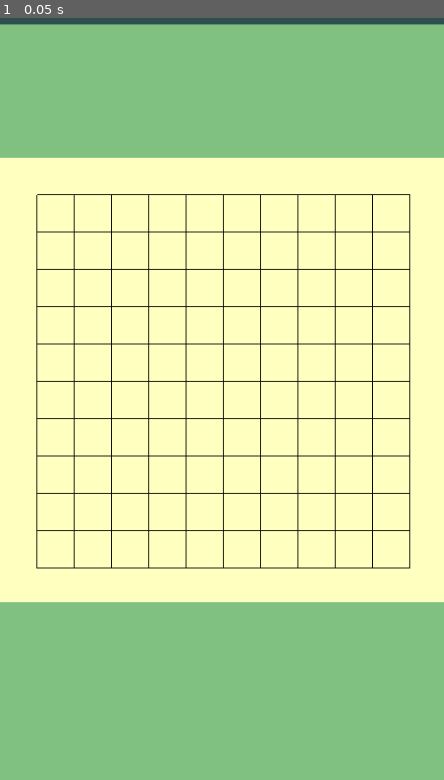
Above: before the commit, frame 1.
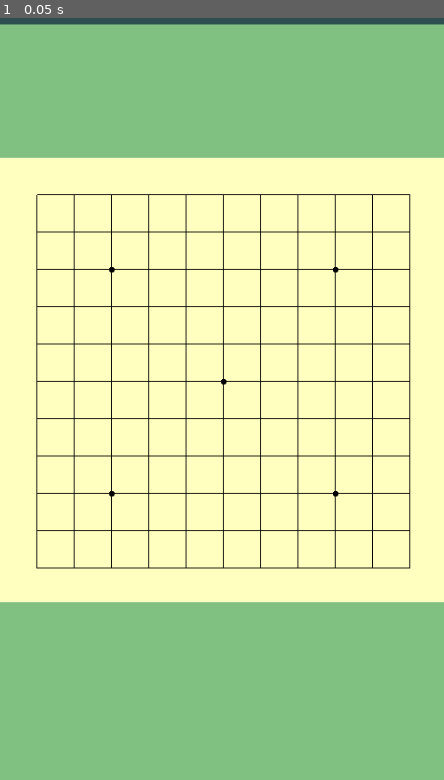
Above: after the commit, the same moment.

Repository: vivisuke/Gomoku
Game: Godot game, scene res://main_scene.tscn
The game is run twice, just before and just after one commit, with the same random seed, the same clock (stepped at 60 frames per second) and the same inputs.
Inputs:
- Up to frame 1 (0.05 s): no input

The runs differ from the first frame. In frame 1, less than 0.1% of the frame differs, in the area x 24-77%, y 32-63%.

Commit message:
0005 ◎ C 09/01 09/02 0.001│ToDo│盤面グリッド：(2, 2) 等に黒丸表示

Diff:
--- a/Gomoku/scripts/Board.gd
+++ b/Gomoku/scripts/Board.gd
@@ -29,4 +29,9 @@
 		draw_line(Vector2(ORG_X+CELL_WD*x, ORG_Y),
 					Vector2(ORG_X+CELL_WD*x, LW_END),
 					Color.BLACK, 1)
+	draw_circle(Vector2(ORG_X+CELL_WD*2, ORG_Y+CELL_WD*2), 3, Color.BLACK)
+	draw_circle(Vector2(ORG_X+CELL_WD*8, ORG_Y+CELL_WD*2), 3, Color.BLACK)
+	draw_circle(Vector2(ORG_X+CELL_WD*2, ORG_Y+CELL_WD*8), 3, Color.BLACK)
+	draw_circle(Vector2(ORG_X+CELL_WD*8, ORG_Y+CELL_WD*8), 3, Color.BLACK)
+	draw_circle(Vector2(ORG_X+CELL_WD*5, ORG_Y+CELL_WD*5), 3, Color.BLACK)
 	pass
